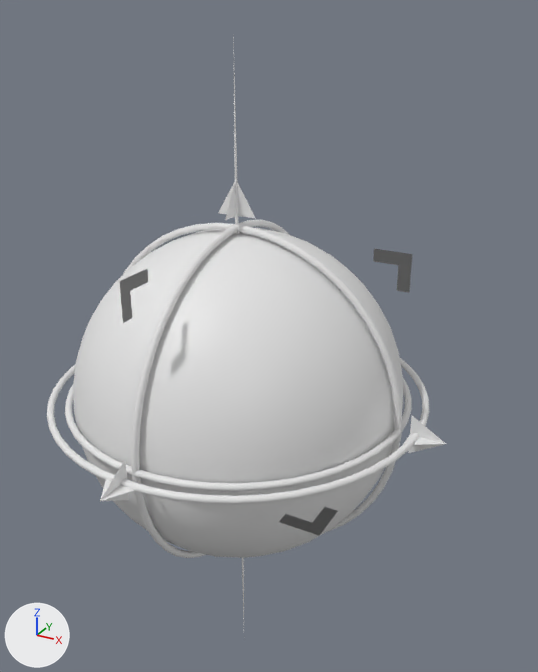
Renders of the Blender file Unity/Assets/Imports/assets.blend from each side of a commit.
Camera for both pictures: a 50 mm lens placed at (2.07, -3.41, 2.1), pointed at (0.19, 0.02, 0.38). Lighting does not change. The marker at lower left points along +X, +Y and +Z.

The older version as bpy lines, for what is in view:
```python
me_icosphere_001 = bpy.data.meshes.new('Icosphere.001')
me_icosphere_001.from_pydata(...)  # an icosphere of 1280 faces spanning x -0.97..0.97, y -0.97..0.97, z -0.97..0.97
me_icosphere_001.polygons.foreach_set('use_smooth', [True] * 1280)
me_torus_005 = bpy.data.meshes.new('Torus.005')
me_torus_005.from_pydata(...)  # a torus around x (ring radius 1.0, tube radius 0.02) spanning x -0.02..0.02, y -1.02..1.02, z -1.02..1.02
me_torus_005.polygons.foreach_set('use_smooth', [True] * 576)
me_torus_006 = bpy.data.meshes.new('Torus.006')
me_torus_006.from_pydata(...)  # a torus around z (ring radius 1.1, tube radius 0.02) spanning x -1.12..1.12, y -1.12..1.12, z -0.02..0.02
me_torus_006.polygons.foreach_set('use_smooth', [True] * 576)
ob_icosphere_001 = bpy.data.objects.new('Icosphere.001', me_icosphere_001)
ob_icosphere_001.location = (0.0, 0.0, 0.0)
ob_torus_002 = bpy.data.objects.new('Torus.002', me_torus_005)
ob_torus_002.location = (0.0, 0.0, 0.0)
ob_torus_006 = bpy.data.objects.new('Torus.006', me_torus_006)
ob_torus_006.location = (0.0, 0.0, 0.0)
# also in view: 'Torus.003' at (0.0, 0.0, 0.0); 'Torus.001' at (0.0, 0.0, 0.0)
```
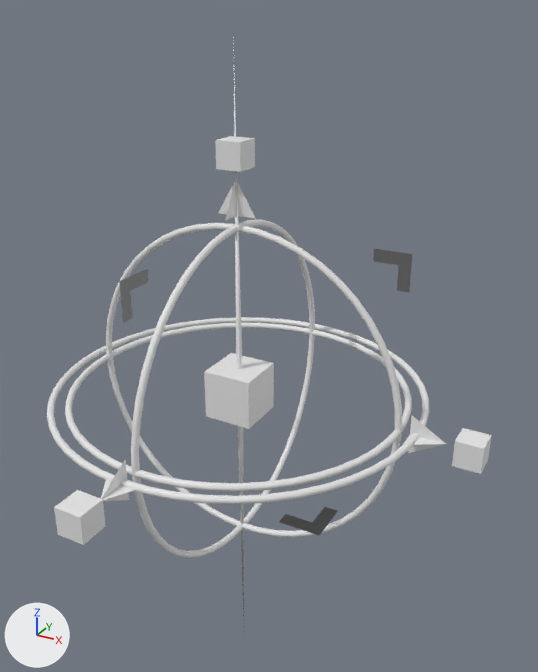
Where the change shows, as pixel boxes [x1, y1, x2, y2] in the pictures (538 x 672 px):
'Icosphere.001', hidden: before [73, 228, 403, 558]
'Cube.012', added: after [204, 353, 274, 429]
'Cube.010', added: after [54, 490, 106, 545]
'Cube.009', added: after [452, 428, 491, 474]
'Cube.011', added: after [215, 136, 255, 172]

Edits to the bpy script that builds the scene:
```text
Add me_cube_004:
    me_cube_004.from_pydata(...)  # a box spanning x -0.15..0.15, y -0.15..0.15, z -0.15..0.15
Add me_cube_002:
    me_cube_002.from_pydata(...)  # a box spanning x -0.075..0.075, y -0.075..0.075, z -0.075..0.075
Change ob_icosphere_001:
    add ob_icosphere_001.hide_set(True)
Add ob_cube_012:
    ob_cube_012 = bpy.data.objects.new('Cube.012', me_cube_004)
    ob_cube_012.location = (0.0, 0.0, 0.0)
Add ob_cube_011:
    ob_cube_011 = bpy.data.objects.new('Cube.011', me_cube_002)
    ob_cube_011.location = (0.0, 0.0, 1.4)
Add ob_cube_010:
    ob_cube_010 = bpy.data.objects.new('Cube.010', me_cube_002.copy())
    ob_cube_010.location = (0.0, -1.4, 0.0)
Add ob_cube_009:
    ob_cube_009 = bpy.data.objects.new('Cube.009', me_cube_002.copy())
    ob_cube_009.location = (1.4, 0.0, 0.0)
```
